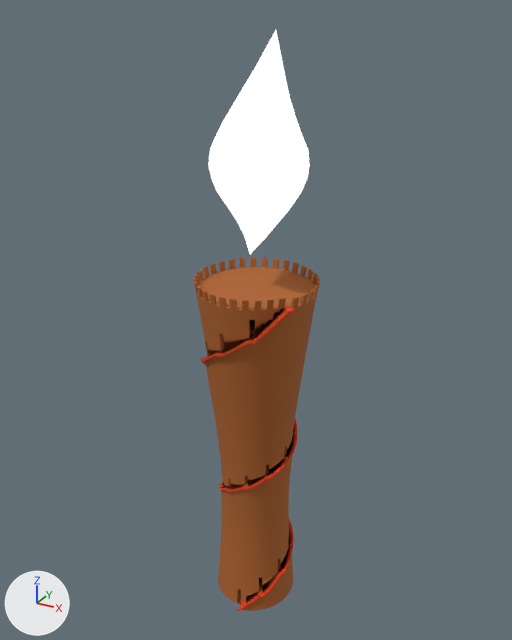
The glTF model Assets/Makers_Monument/Makers_Monument.glb as it was, and as the next commit left it.
The view is the same before and after, from a 50 mm lens placed at (0.244, -0.442, 0.481), pointed at (-0.005, 0.009, 0.256). The lights are fixed; the arrows at lower left show +X, +Y and +Z. Objects named as collision shapes, trigger or cutter boxes, shadow casters or lower levels of detail are left out. Where no turn or scale is listed for an object, it has been applied to the vertices. Vertices at the same position are counted once.

The first picture shows 'MakersMonument'.
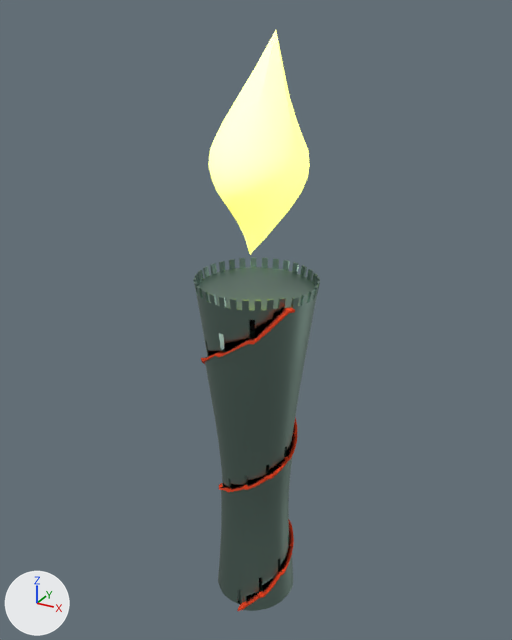
Where the change shows, as pixel boxes [x1, y1, x2, y2] in the pictures (512 x 640 px):
'MakersMonument', recoloured: [193, 30, 320, 611] in both
part 1 of me_cylinder, recoloured: [193, 257, 320, 611] in both

What changed in the scene script:
```text
Change mat_light:
    add mat_light.emission_color = (0.973, 1.0, 0.0)  # yellow #fcff00
Add mat_slate_metallic:
    mat_slate_metallic = principled_material('Slate_Metallic')
    mat_slate_metallic.base_color = (0.239, 0.351, 0.302)  # green #86a095
    mat_slate_metallic.metallic = 1.0
    mat_slate_metallic.roughness = 0.4
Change me_cylinder:
    where me_cylinder.from_pydata(...)  # 2701 vertices, 5391 faces; spans x -0.047..0.049, y -0.047..0.049, z 0.0..0.469
    used by ob_makersmonument; location = (0.0, 0.0, 0.0)
    me_cylinder part 1: all 3909 faces that had it switch from mat_rust_matte (brown #ab6128) to mat_slate_metallic (green #86a095)
```
